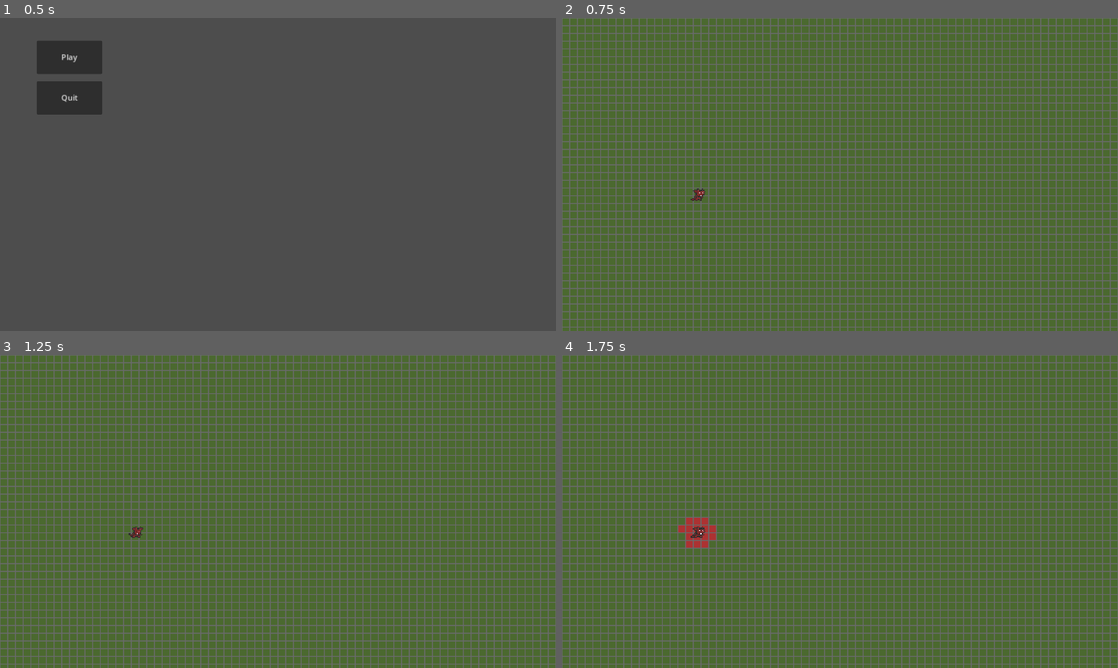
Above: before the commit, frames 1-4 (two rows, left to right).
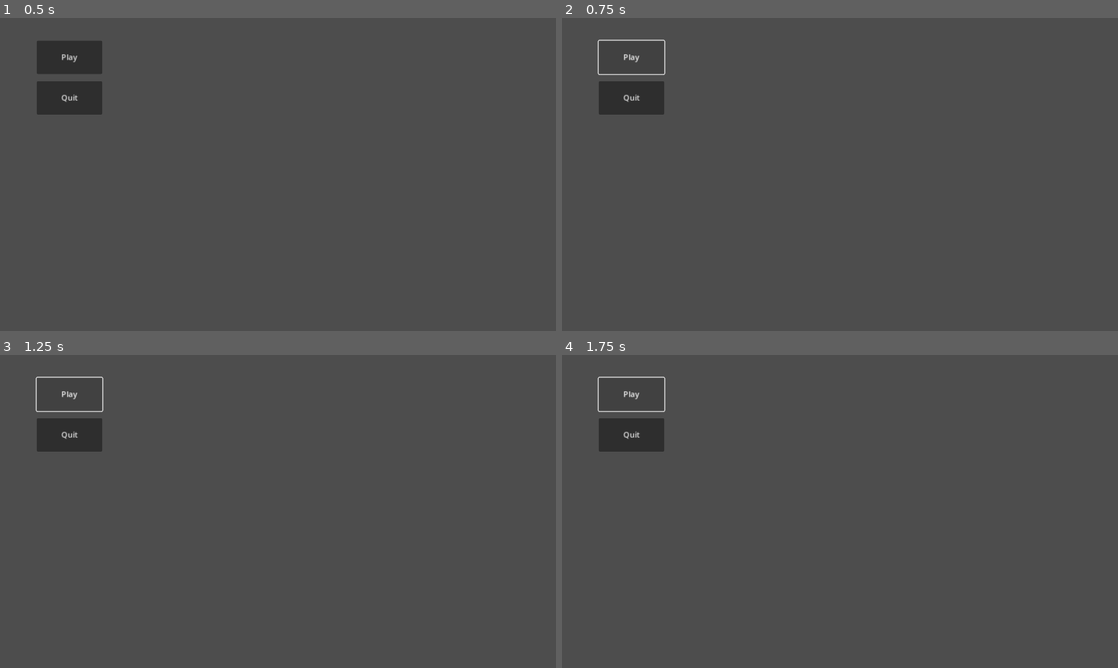
Above: after the commit, the same moments.

Repository: Seblis/They-won-t-survive
Game: Godot game, scene res://main.tscn
Two runs of this game, one before a commit and one after it. Both use one fixed random seed, a clock stepped at 60 frames per second and the inputs below.
Inputs (mouse positions are in pixels of both pictures, inside the frame that each line leads up to):
- Up to frame 1 (0.5 s): no input
- Up to frame 2 (0.75 s): click "Play" at 0.5 s
- Up to frame 3 (1.25 s): no input
- Up to frame 4 (1.75 s): click (628, 395) at 1.25 s, where only the run after the commit has a clickable "Play"

Frame 1 is identical in both runs. In frame 2, 100% of the frame differs, in the area x 0-100%, y 0-100%; in frame 3, 100%; in frame 4, 100%.

Commit message:
Main type updated to control

Diff:
--- a/main.tscn
+++ b/main.tscn
@@ -2,12 +2,12 @@
 
 [ext_resource type="Script" path="res://main.gd" id="1_6ybr0"]
 
-[node name="Main" type="Node2D"]
+[node name="Main" type="Control"]
+layout_mode = 3
+anchors_preset = 0
 script = ExtResource("1_6ybr0")
 
-[node name="CanvasLayer" type="CanvasLayer" parent="."]
-
-[node name="btnPlay" type="Button" parent="CanvasLayer"]
+[node name="btnPlay" type="Button" parent="."]
 offset_left = 76.0
 offset_top = 47.0
 offset_right = 212.0
@@ -15,12 +15,12 @@
 text = "Play
 "
 
-[node name="btnQuit" type="Button" parent="CanvasLayer"]
+[node name="btnQuit" type="Button" parent="."]
 offset_left = 76.0
 offset_top = 131.0
 offset_right = 212.0
 offset_bottom = 200.0
 text = "Quit"
 
-[connection signal="pressed" from="CanvasLayer/btnPlay" to="." method="_on_btn_play_pressed"]
-[connection signal="pressed" from="CanvasLayer/btnQuit" to="." method="_on_btn_quit_pressed"]
+[connection signal="pressed" from="btnPlay" to="." method="_on_btn_play_pressed"]
+[connection signal="pressed" from="btnQuit" to="." method="_on_btn_quit_pressed"]
